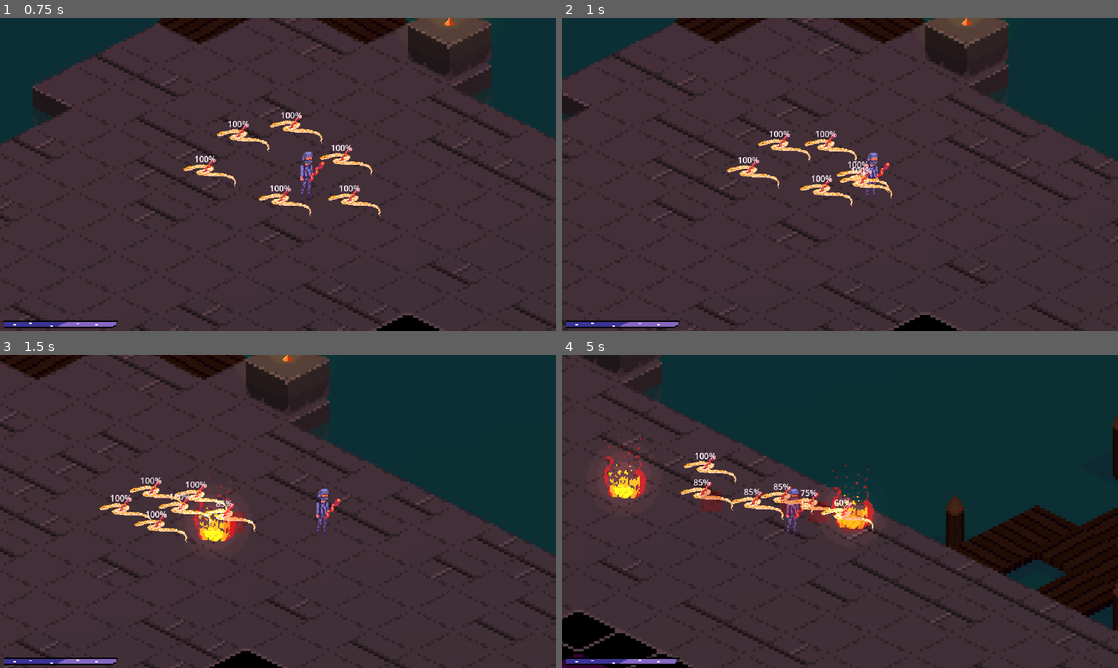
Above: before the commit, frames 1-4 (two rows, left to right).
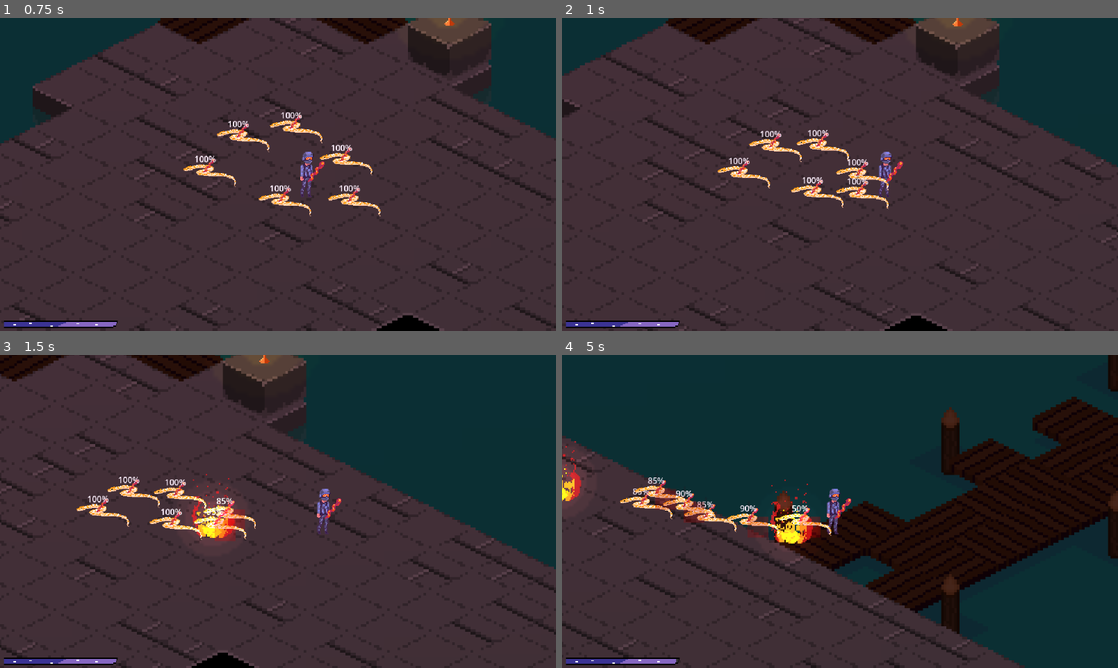
Above: after the commit, the same moments.

Repository: DarkMalygos/Game-Jam-Test
Game: Godot game, scene res://scenes/main.tscn
The game is run twice, just before and just after one commit, with the same random seed, the same clock (stepped at 60 frames per second) and the same inputs.
Inputs (mouse positions are in pixels of both pictures, inside the frame that each line leads up to):
- Up to frame 1 (0.75 s): tap Enter (ui_accept) at 0.5 s; move the mouse to (400, 158) at 0.52 s; press the mouse at (400, 158) at 0.53 s; hold D (movement_right) from 0.53 s (still down)
- Up to frame 2 (1 s): keep holding D (movement_right); tap Enter (ui_accept) at 0.77 s
- Up to frame 3 (1.5 s): keep holding D (movement_right); move the mouse to (166, 527) at 1.27 s; release the mouse at (166, 527) at 1.28 s; right-click (166, 527) at 1.35 s
- Up to frame 4 (5 s): tap Enter (ui_accept) at 1.52, 3.02, 3.77, 4.52 s; move the mouse to (895, 442) at 2.02 s; release D (movement_right) at 2.03 s; press the mouse at (895, 442) at 2.03 s; hold A (movement_left) 2.03-2.78 s; move the mouse to (812, 574) at 2.77 s; release the mouse at (812, 574) at 2.78 s; hold D (movement_right) 2.78-4.28 s; right-click (812, 574) at 2.85 s; move the mouse to (1006, 558) at 3.52 s; press the mouse at (1006, 558) at 3.53 s; move the mouse to (673, 464) at 4.27 s; release the mouse at (673, 464) at 4.28 s; hold A (movement_left) from 4.28 s (still down); right-click (673, 464) at 4.35 s

Frame 1 is identical in both runs. In frame 2, 7.7% of the frame differs, in the area x 0-100%, y 0-100%; in frame 3, 11%; in frame 4, 44%.

Commit message:
No collision bug update

Diff:
--- a/diablo_clone/scenes/entities/enemies/snake.tscn
+++ b/diablo_clone/scenes/entities/enemies/snake.tscn
@@ -15,6 +15,9 @@
 "speed": 5.0
 }]
 
+[sub_resource type="CapsuleShape2D" id="CapsuleShape2D_5ih27"]
+height = 80.0
+
 [sub_resource type="CapsuleShape2D" id="CapsuleShape2D_5pl74"]
 radius = 6.66667
 height = 60.0
@@ -30,7 +33,9 @@
 sprite_frames = SubResource("SpriteFrames_q0fgx")
 
 [node name="CollisionShape2D" parent="CharacterBody2D" index="1"]
-position = Vector2(-10, 10)
+position = Vector2(20, 20)
+rotation = 1.5708
+shape = SubResource("CapsuleShape2D_5ih27")
 
 [node name="CollisionShape2D" parent="CharacterBody2D/Area2D" index="0"]
 position = Vector2(-13.3333, 4.83169e-13)
--- a/diablo_clone/scripts/entities/enemies/enemy_body.gd
+++ b/diablo_clone/scripts/entities/enemies/enemy_body.gd
@@ -7,31 +7,31 @@
 
 var colliding_enemy_area: Area2D
 
-func _ready() -> void:
-	$Area2D.area_entered.connect(_on_area_2d_area_entered)
+#func _ready() -> void:
+	#$Area2D.area_entered.connect(_on_area_2d_area_entered)
 
 func _physics_process(delta: float) -> void:
 	var main_character_direction = (main_character.global_position - global_position).normalized()
 
-	if colliding_enemy_area:
-		if colliding_enemy_area.global_position.distance_to(global_position) >= seperation_distance:
-			colliding_enemy_area = null
-			return
-
-		var enemy_direction = -(colliding_enemy_area.get_parent().global_position - global_position).normalized()
-		var direction = main_character_direction + enemy_direction
-		velocity = direction * speed * colliding_enemy_area.global_position.distance_to(global_position) / seperation_distance
-	else:
-		velocity = main_character_direction * speed
+	#if colliding_enemy_area:
+		#if colliding_enemy_area.global_position.distance_to(global_position) >= seperation_distance:
+			#colliding_enemy_area = null
+			#return
+		#
+		#var enemy_direction = -(colliding_enemy_area.get_parent().global_position - global_position).normalized()
+		#var direction = main_character_direction + enemy_direction
+		#velocity = direction * speed * colliding_enemy_area.global_position.distance_to(global_position) / seperation_distance
+	#else:
+	velocity = main_character_direction * speed
 	move_and_slide()
 
 func _reduce_current_health():
 	$HealthBar.value = current_health * 100 / max_health
 
-func _on_area_2d_area_entered(area: Area2D) -> void:
-	_on_enemy_collision(area)
-	if area.get_parent().is_in_group("enemy"):
-		colliding_enemy_area = area
+#func _on_area_2d_area_entered(area: Area2D) -> void:
+	#_on_enemy_collision(area)
+	#if area.get_parent().is_in_group("enemy"):
+		#colliding_enemy_area = area
 
-func _on_enemy_collision(area: Area2D):
-	pass
+#func _on_enemy_collision(area: Area2D):
+	#pass
--- a/diablo_clone/scripts/entities/entity_body.gd
+++ b/diablo_clone/scripts/entities/entity_body.gd
@@ -24,6 +24,7 @@
 
 	if current_health == 0:
 		get_parent().queue_free()
+		#print("dead")
 		return
 
 	_reduce_current_health()
Not shown: 1 places in diablo_clone/scenes/entities/enemies/snake.tscn that only renumber resources
